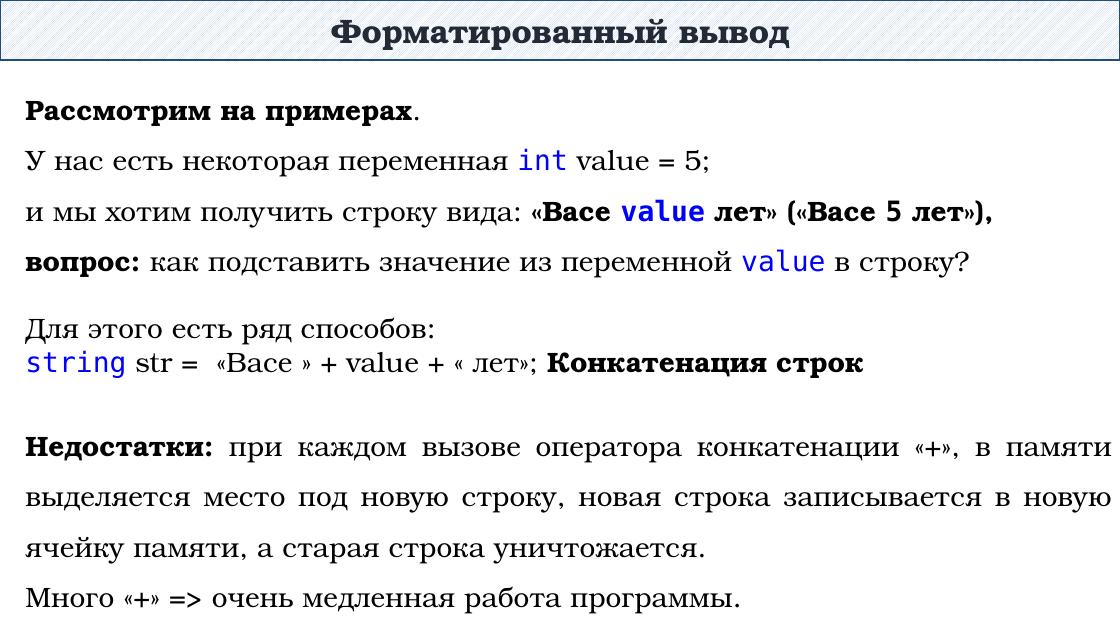
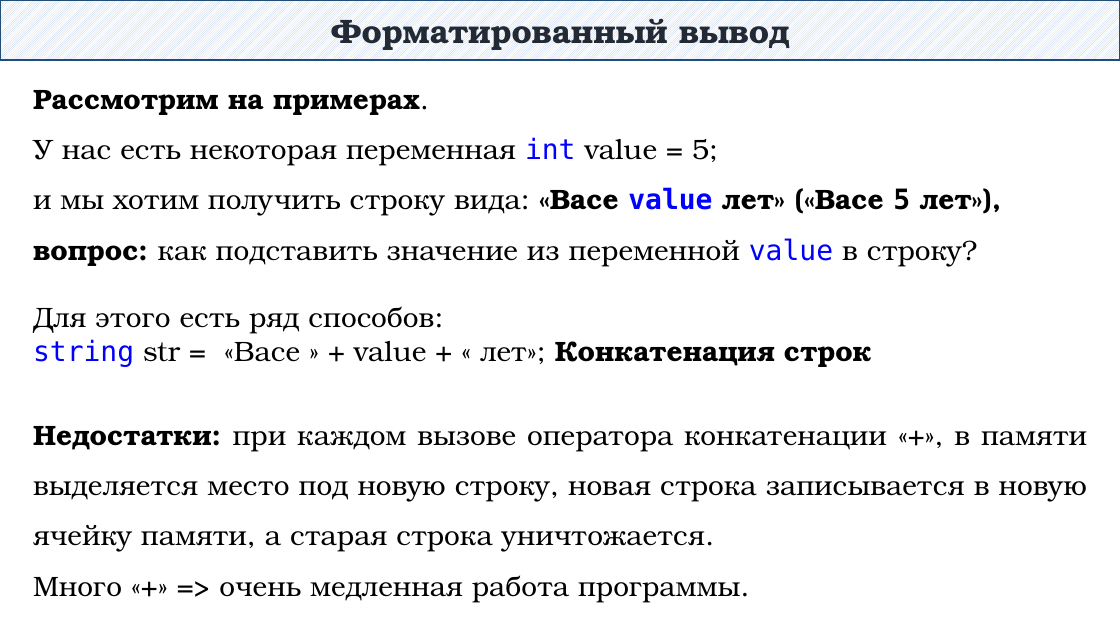
Before and after one commit to DaniilKlyukin/ITiP-1, a slide deck: slide 5 of Лекции/ИТиП лек 2 (лр 2, практическая 1).pptx. Drawn at 1120x630 pixels with LibreOffice and Linux fonts; fonts in the diff are those of the drawing. Boxes give left, top, right and bottom in pixels: in the first picture for what was removed or moved away, otherwise in the second. Text is boxed around its words. In the diff, an @@ line names an element or a change of style, - is before the commit and + after.

```diff
--- a/Лекции/ИТиП лек 2 (лр 2, практическая 1).pptx
+++ b/Лекции/ИТиП лек 2 (лр 2, практическая 1).pptx
@@ text "Рассмотрим на примерах." rewrapped from (25, 101, 1112, 614) to (33, 90, 1087, 603) @@
```
Also in this commit, not shown: 13 other slides changed, 1 other file.
